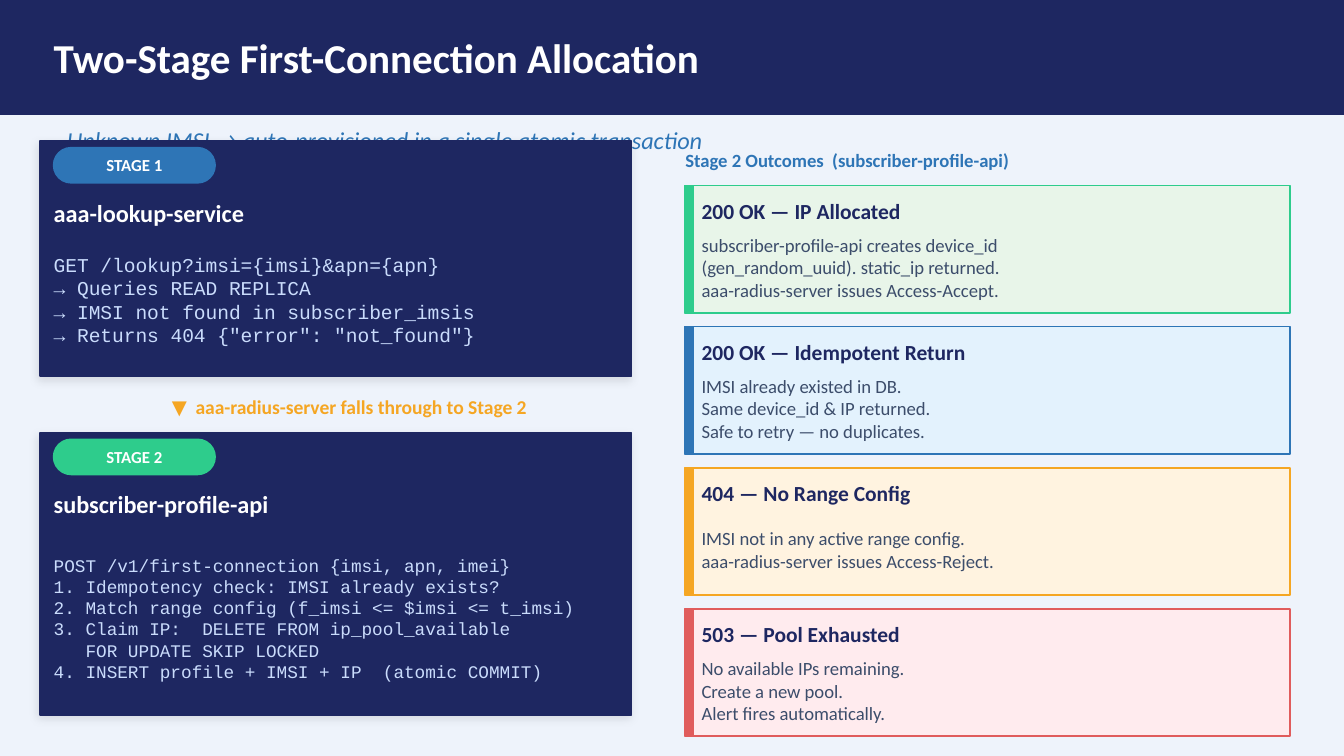
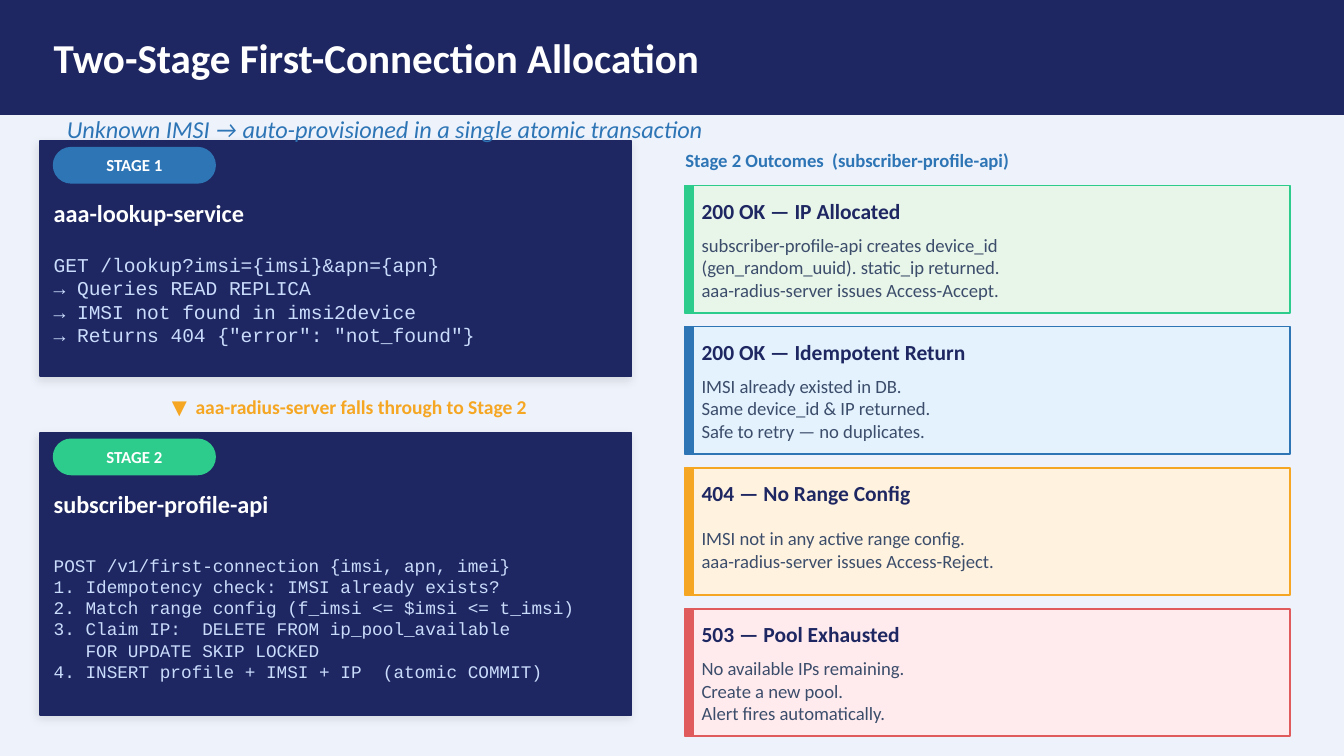
Before and after one commit to ridan5G/aaa-cloud-native, a slide deck: slide 6 of docs/aaa-platform-presentation.pptx. Drawn at 1344x756 pixels with LibreOffice and Linux fonts; fonts in the diff are those of the drawing. Boxes give left, top, right and bottom in pixels: in the first picture for what was removed or moved away, otherwise in the second. Text is boxed around its words. In the diff, an @@ line names an element or a change of style, - is before the commit and + after.

Commit message:
update to api,support 1st connect with multi apn and multi imsi and apn

```diff
--- a/docs/aaa-platform-presentation.pptx
+++ b/docs/aaa-platform-presentation.pptx
@@ text "Unknown IMSI → auto-provisioned in ..." at bbox=[67, 121, 703, 144]: vertical alignment middle to top @@
@@ text at bbox=[77, 305, 416, 319]: text changed @@
-→ IMSI not found in subscriber_imsis
+→ IMSI not found in imsi2device
```
Also in this commit, not shown: 10 other slides changed, 1 slide added, 36 other files.
